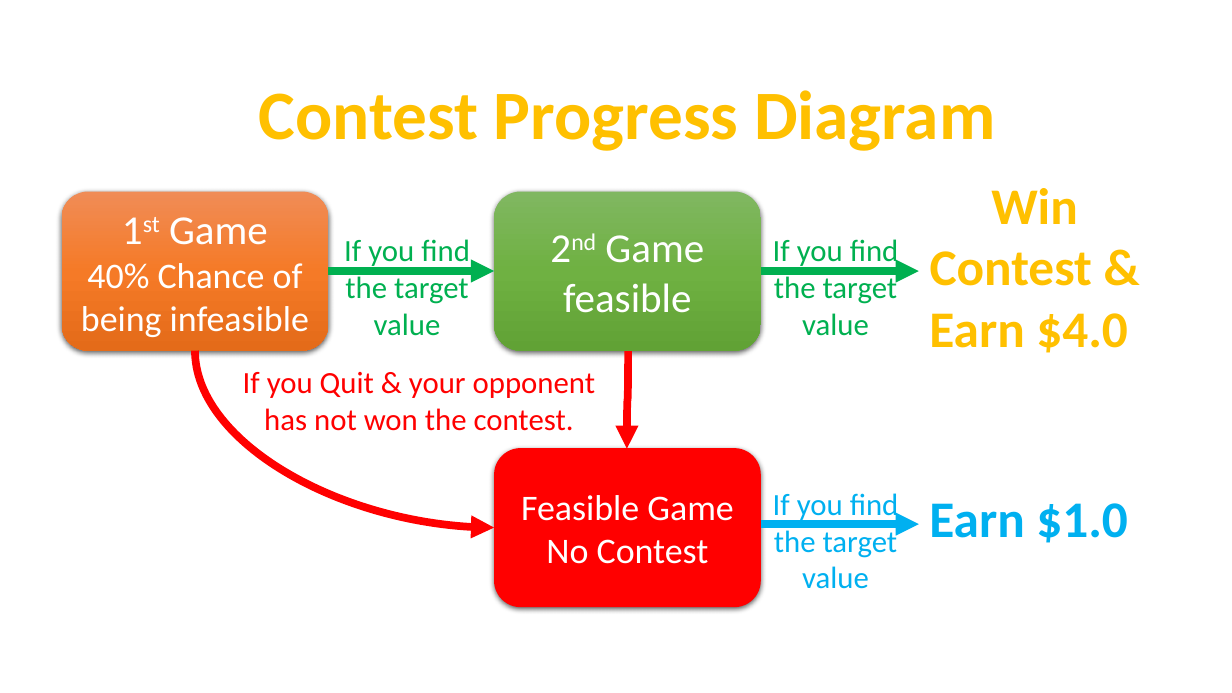
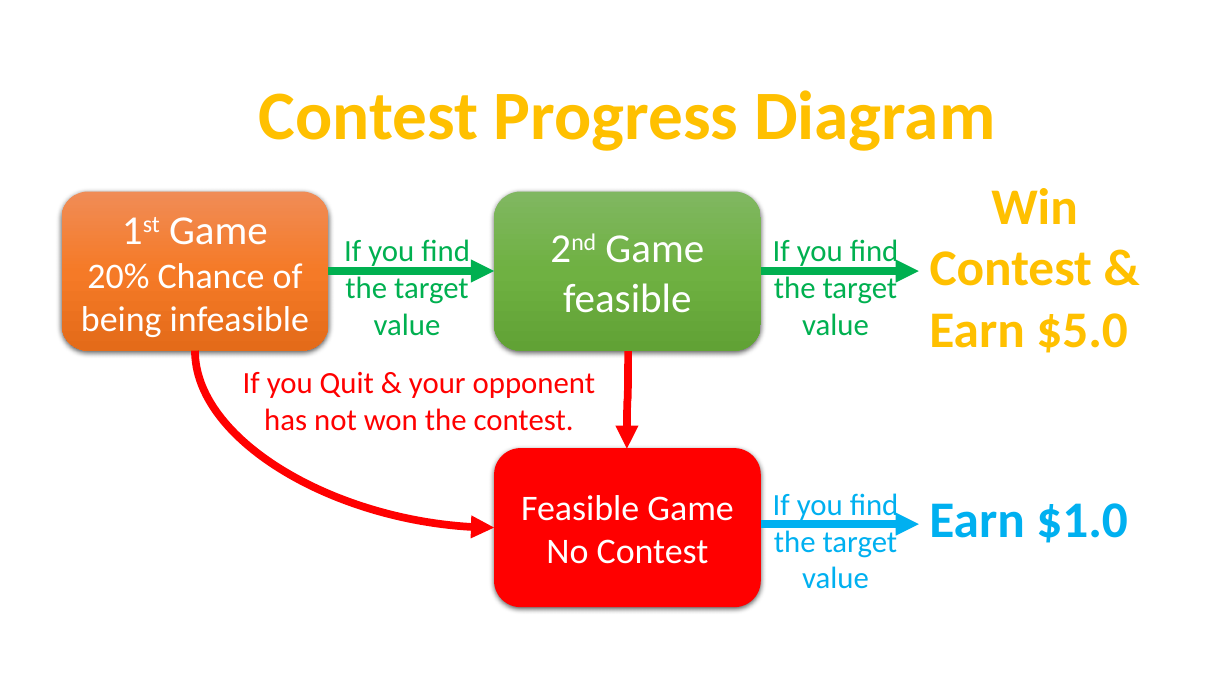
Before and after one commit to ImanYZ/DynamicContest, a slide deck: slide 1 of knapsack/static/knapsack/media/Contest Progress Diagram 20% Infeasibility.pptx. Drawn at 1232x693 pixels with LibreOffice and Linux fonts; fonts in the diff are those of the drawing. Boxes give left, top, right and bottom in pixels: in the first picture for what was removed or moved away, otherwise in the second. Text is boxed around its words. In the diff, an @@ line names an element or a change of style, - is before the commit and + after.

```diff
--- a/knapsack/static/knapsack/media/Contest Progress Diagram 20% Infeasibility.pptx
+++ b/knapsack/static/knapsack/media/Contest Progress Diagram 20% Infeasibility.pptx
@@ text in rounded rectangle at (81, 263, 309, 337): text changed @@
-40% Chance of being infeasible
+20% Chance of being infeasible
@@ text at (929, 251, 1128, 353): text changed @@
-Contest & Earn $4.0
+Contest & Earn $5.0
```
Also in this commit, not shown: 9 other files.
